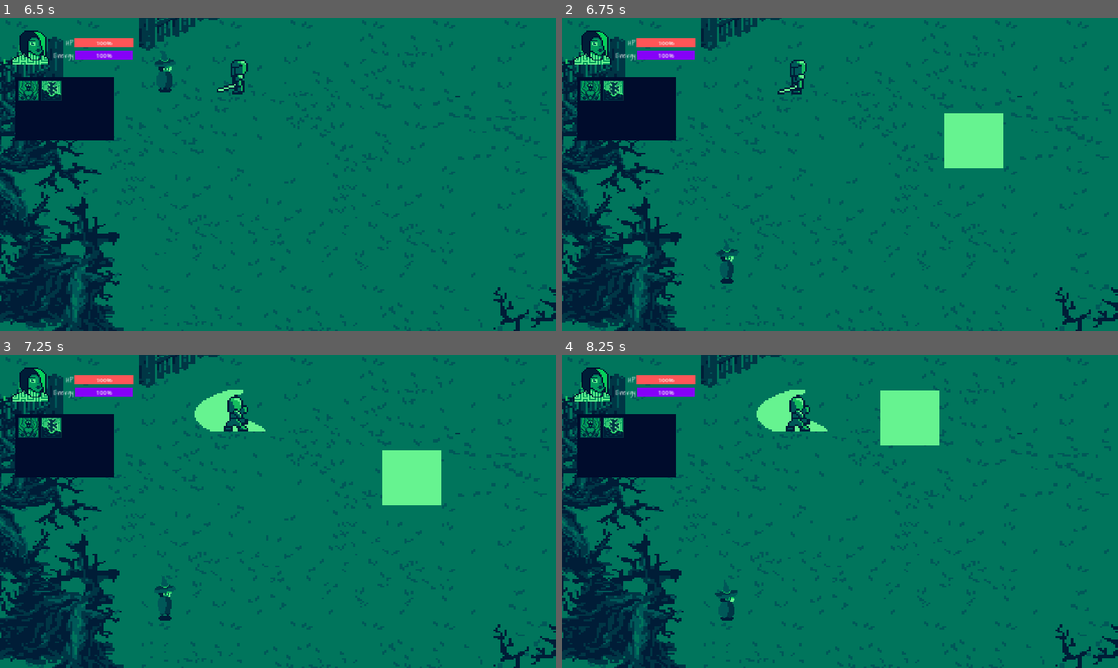
Above: before the commit, frames 1-4 (two rows, left to right).
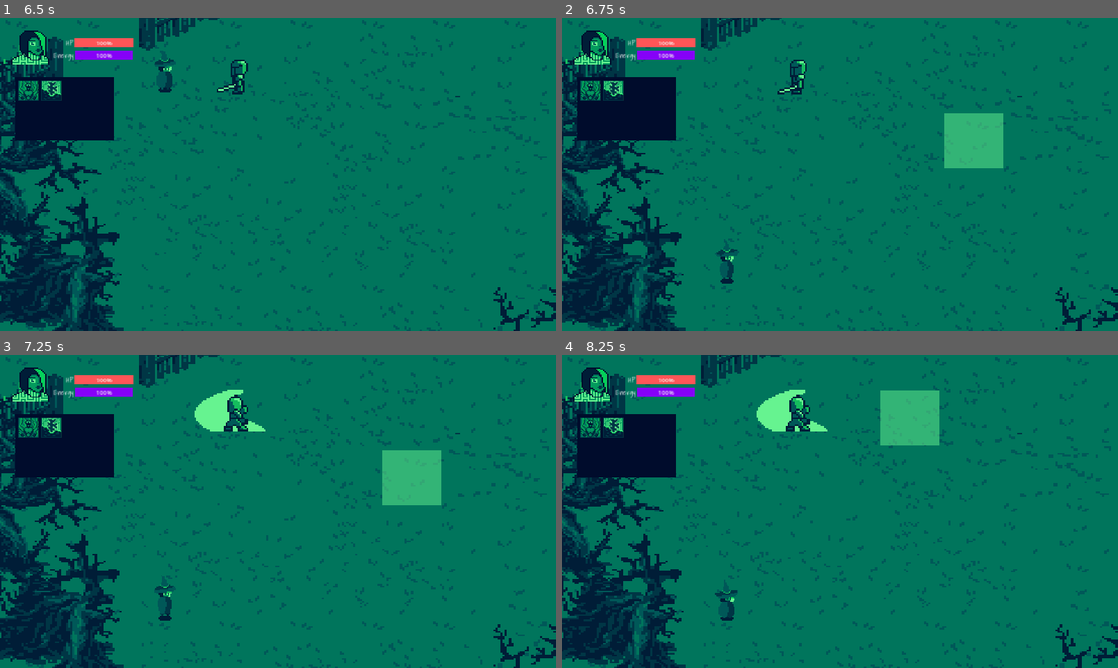
Above: after the commit, the same moments.

Repository: kno3comma14/Lirana
Game: Godot game, scene res://scenes/main.tscn
Same seed, same stepped clock (60 frames per second), same inputs: the game is played once before the commit and once after it.
Inputs (mouse positions are in pixels of both pictures, inside the frame that each line leads up to):
- Up to frame 1 (6.5 s): click (27, 89) at 0.5 s; click (50, 89) at 1.25 s; click (66, 89) at 2 s; click (66, 89) at 2.75 s; click (27, 102) at 3.5 s; click (50, 102) at 4.25 s; click (66, 102) at 5 s; click (66, 102) at 5.75 s
- Up to frame 2 (6.75 s): move the mouse to (962, 158) at 6.52 s; hold W (up) from 6.53 s (still down)
- Up to frame 3 (7.25 s): keep holding W (up)
- Up to frame 4 (8.25 s): move the mouse to (728, 527) at 7.27 s; release W (up) at 7.28 s; hold S (down) 7.28-8.03 s; move the mouse to (895, 442) at 8.02 s; hold W (up) from 8.03 s (still down)

Frame 1 is identical in both runs. In frame 2, 1.9% of the frame differs, in the area x 68-80%, y 30-48%; in frame 3, 1.9%; in frame 4, 1.9%.

Commit message:
Added verify attackability function

Diff:
--- a/scenes/main.tscn
+++ b/scenes/main.tscn
@@ -11,6 +11,15 @@
 size = Vector2(91, 850)
 
 [node name="Main" type="Node2D"]
+
+[node name="Background" type="Sprite2D" parent="."]
+texture_filter = 1
+position = Vector2(965.5, 541)
+scale = Vector2(7.69141, 5.80208)
+texture = ExtResource("1_ufeoh")
+
+[node name="LiranaBattler" parent="." instance=ExtResource("3_smlgs")]
+position = Vector2(673, 381)
 
 [node name="CanvasLayer" type="CanvasLayer" parent="."]
 
@@ -37,21 +46,13 @@
 scale = Vector2(2.2, 2.2)
 size_flags_vertical = 4
 
-[node name="Sprite2D" type="Sprite2D" parent="."]
-texture_filter = 1
-position = Vector2(965.5, 541)
-scale = Vector2(7.69141, 5.80208)
-texture = ExtResource("1_ufeoh")
-
-[node name="LiranaBattler" parent="." instance=ExtResource("3_smlgs")]
-position = Vector2(673, 381)
-
 [node name="KnightBattler" parent="." instance=ExtResource("6_3xv2u")]
 position = Vector2(1795, 192)
 scale = Vector2(6, 6)
 
 [node name="Barrier" type="StaticBody2D" parent="."]
 position = Vector2(604, 128)
+metadata/is_barrier = true
 
 [node name="CollisionShape2D" type="CollisionShape2D" parent="Barrier"]
 position = Vector2(35.5, 401)
--- a/src/characters/knight_battler.gd
+++ b/src/characters/knight_battler.gd
@@ -33,8 +33,16 @@
 	move_and_slide()
 
 
+func verify_attackability(body: Node2D) -> bool:
+	var is_barrier: bool = "is_barrier" in body.get_meta_list() and body.get_meta("is_barrier")
+	var is_battler: bool = "is_battler" in body.get_meta_list() and body.get_meta("is_battler")
+	var is_totem: bool = "is_totem" in body.get_meta_list() and body.get_meta("is_totem")
+
+	return is_barrier or is_battler
+
+
 func _on_fighting_area_body_entered(body: Node2D) -> void:
-	if body != self:
+	if body != self and verify_attackability(body):
 		speed = 0
 		if not body in targets:
 			targets.append(body)
--- a/src/gui/slot.gd
+++ b/src/gui/slot.gd
@@ -16,7 +16,7 @@
 func _on_color_rect_mouse_entered() -> void:
 	central_coordinates = color_rect.global_position + color_rect.size / 2
 	print(central_coordinates)
-	color_rect.color.a = 1
+	color_rect.color.a = 0.5
 
 
 func _on_color_rect_mouse_exited() -> void:
